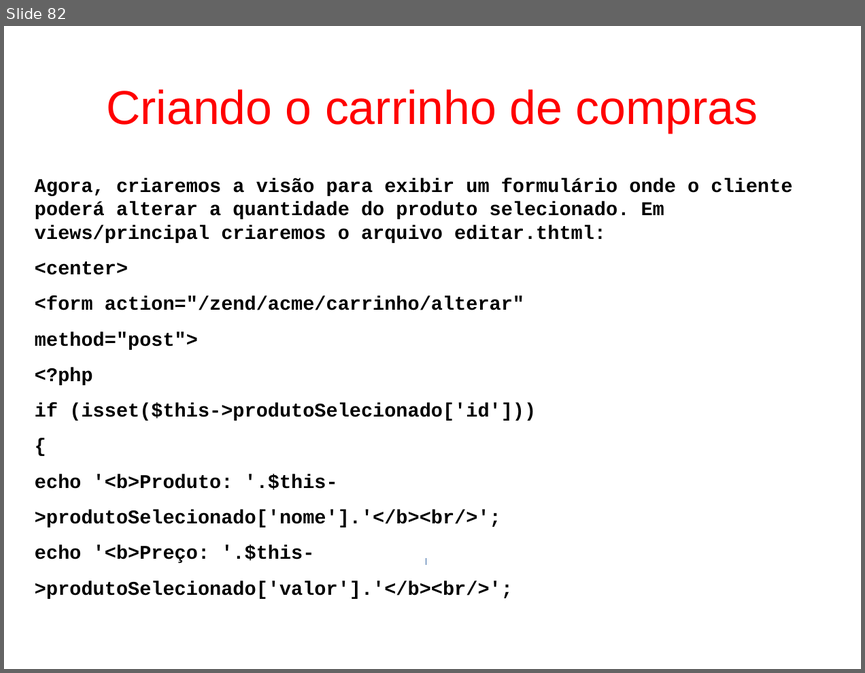
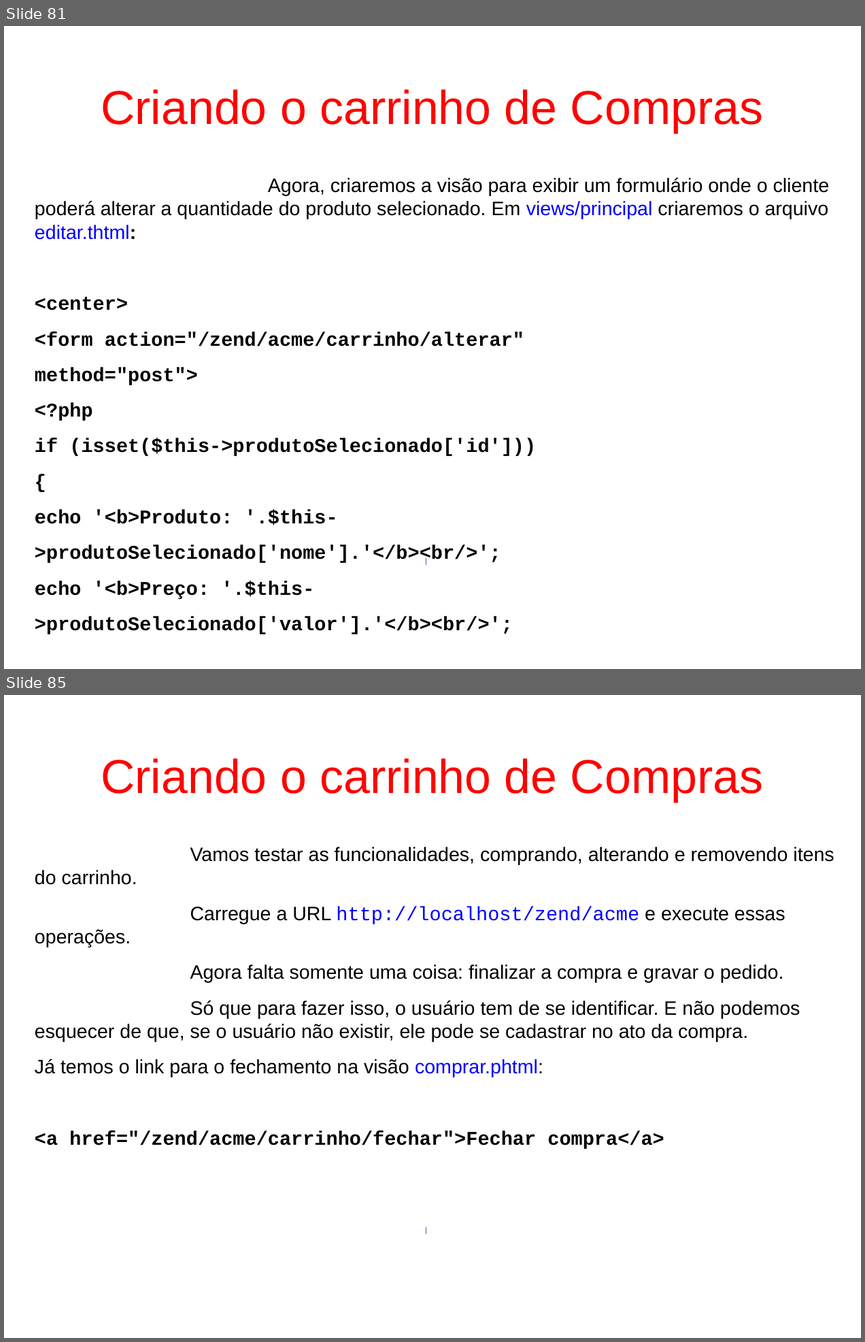
Before and after one commit to fgsl/lojasacme, a slide deck: docs/tutorial.odp. Shown one above the other, each under a label of ours: slide 82 before the commit, slides 81 and 85 after it; the slides between them are not shown. The pictures are 865x673 and 865x1342 pixels, drawn with LibreOffice and Linux fonts; fonts in the diff are those of the drawing. Boxes give left, top, right and bottom in pixels: in the first picture for what was removed or moved away, otherwise in the second. Text is boxed around its words. In the diff, an @@ line names an element or a change of style, - is before the commit and + after.

```diff
--- a/docs/tutorial.odp
+++ b/docs/tutorial.odp
@@ slide 85 added at (4,695,861,1338), background #FFFFFF @@
@@ title added at (101,758,763,802), 44 pt, text #FF0000 @@
+Criando o carrinho de Compras
@@ text added at (35,847,834,1149), 18 pt, text #000000 @@
+Vamos testar as funcionalidades, comprando, alterando e removendo itens do carrinho.
+Carregue a URL http://localhost/zend/acme e execute essas operações.
+Agora falta somente uma coisa: finalizar a compra e gravar o pedido.
+Só que para fazer isso, o usuário tem de se identificar. E não podemos esquecer de que, se o usuário não existir, ele pode se cadastrar no ato da compra.
+Já temos o link para o fechamento na visão comprar.phtml:
+<a href="/zend/acme/carrinho/fechar">Fechar compra</a>
@@ rectangle added at (426,1227,426,1234), fill #729FCF, outline #3465A4 0 pt @@
@@ what was slide 82 is now slide 81 @@
@@ slide 81 changed as well @@
@@ title at (101,89,763,133): text changed @@
-Criando o carrinho de compras
+Criando o carrinho de Compras
@@ text at (35,178,830,240): font Courier New to Arial, bold off in "Agora, criaremos a visão para exibir um ..."; text colour #000000 to #0000FF in "views/principal editar.thtml:" @@
```
Also in this commit, not shown: 21 other slides changed, 21 other slides added, 1 slide removed, 1 other file.
